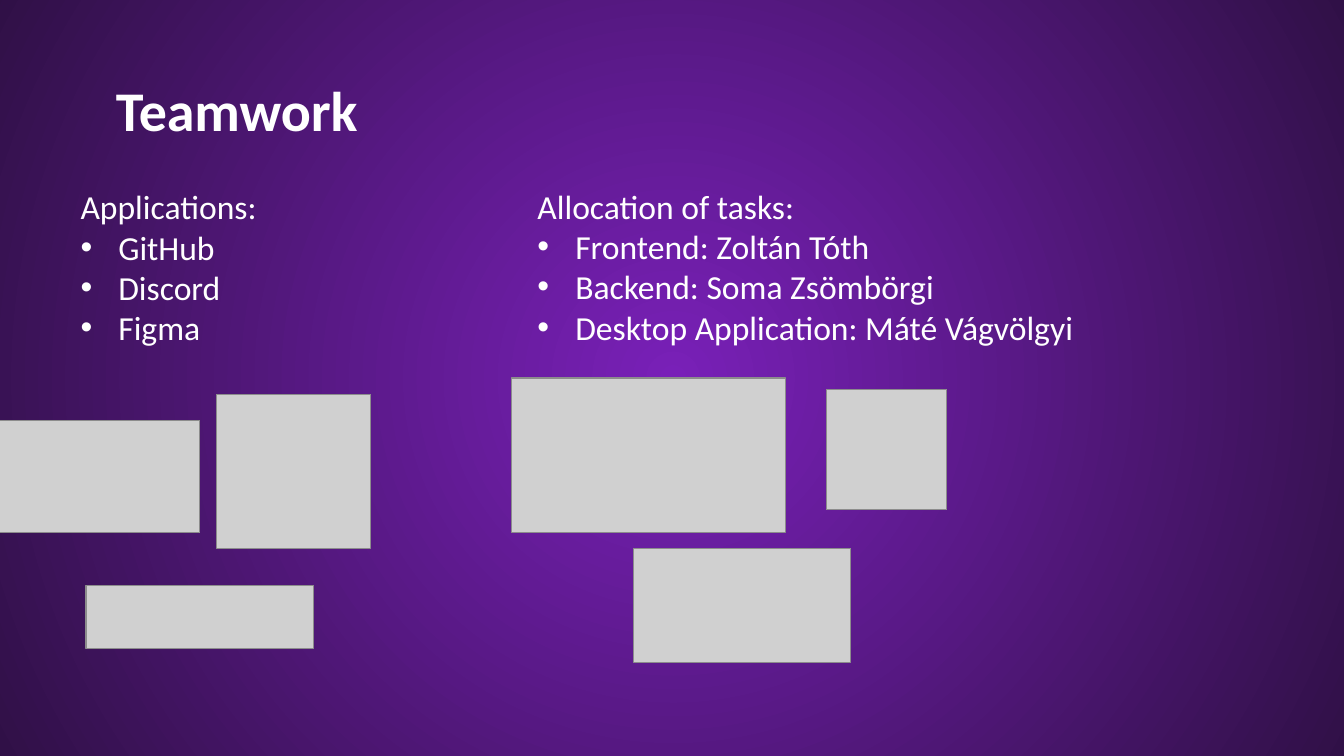
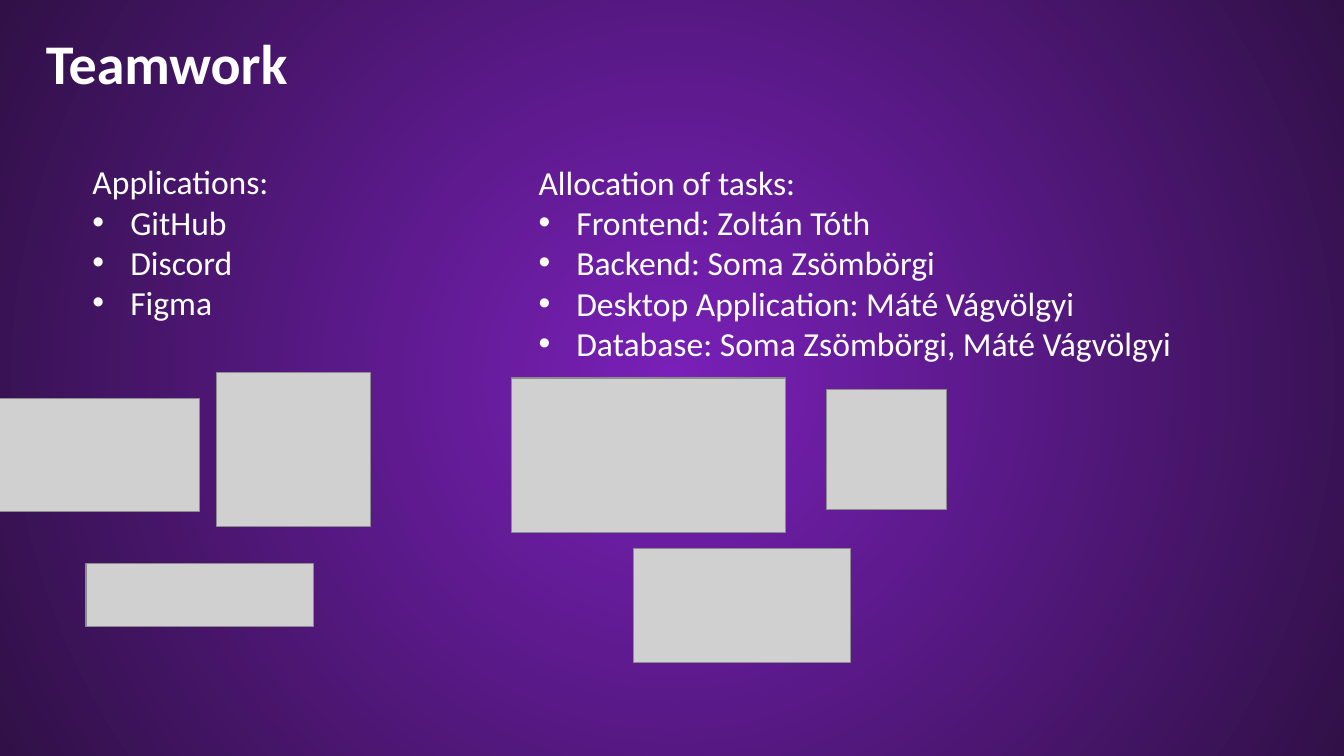
Before and after one commit to Palacsinta002/LMS, a slide deck: slide 6 of Presentation/LMS Presentation.pptx. Drawn at 1344x756 pixels with LibreOffice and Linux fonts; fonts in the diff are those of the drawing; grey boxes stand for pictures; background and template pictures are left out. Boxes give left, top, right and bottom in pixels: in the first picture for what was removed or moved away, otherwise in the second. Text is boxed around its words. In the diff, an @@ line names an element or a change of style, - is before the commit and + after.

Commit message:
2025-04-02 11:56:23

```diff
--- a/Presentation/LMS Presentation.pptx
+++ b/Presentation/LMS Presentation.pptx
@@ text "Teamwork": place and size @@
-text "Teamwork" at (116, 91, 358, 132)
+text "Teamwork" at (46, 44, 288, 85)
@@ text "Applications:": place and size @@
-text "Applications:" at (81, 195, 257, 346)
+text "Applications:" at (92, 170, 268, 321)
@@ text "Allocation of tasks:": place and size @@
-text "Allocation of tasks:" at (537, 195, 1073, 346)
+text "Allocation of tasks:" at (539, 171, 1171, 362)
@@ text at (576, 332, 1171, 362): paragraph added @@
+• Database: Soma Zsömbörgi, Máté Vágvölgyi
@@ 3 pictures: place and size @@
-3 pictures at (0, 394, 371, 648)
+3 pictures at (0, 372, 371, 626)
```
